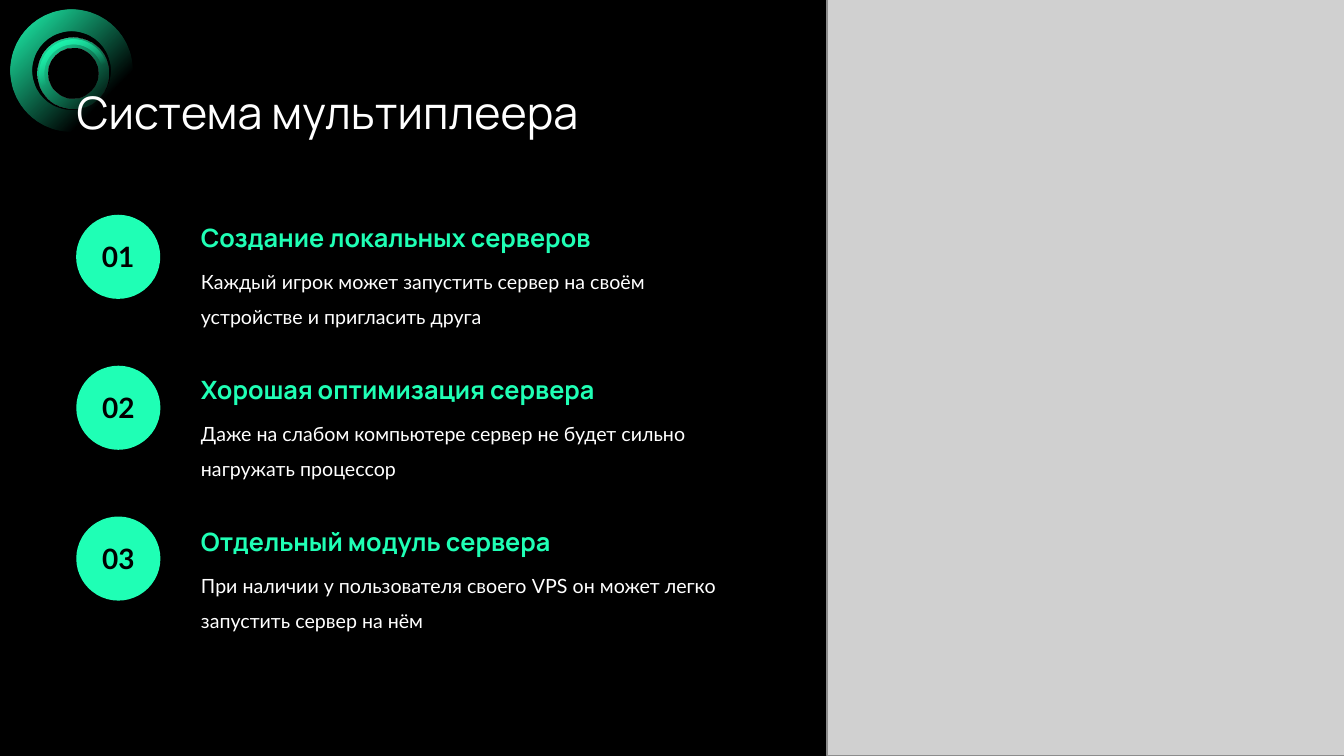
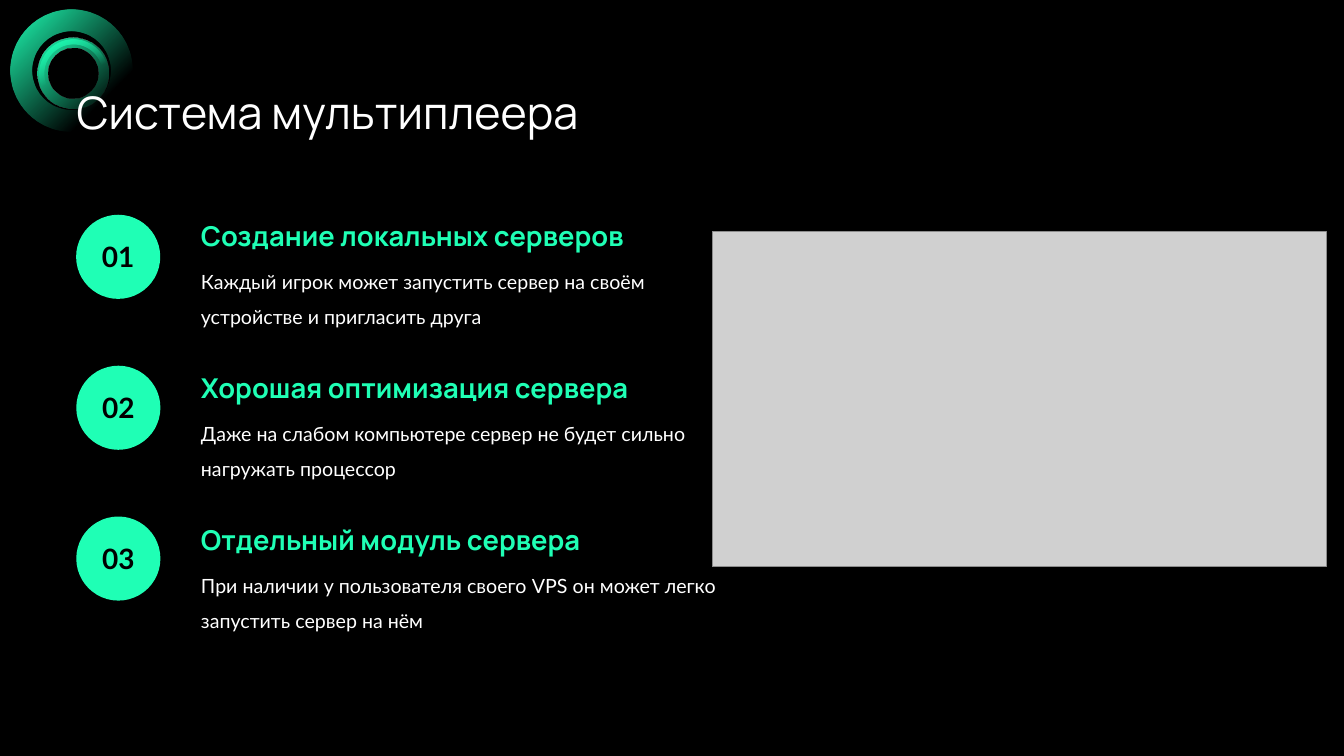
Before and after one commit to VERY-py/DomE, a slide deck: slide 5 of CUBE.pptx. Drawn at 1344x756 pixels with LibreOffice and Linux fonts; fonts in the diff are those of the drawing; grey boxes stand for pictures. Boxes give left, top, right and bottom in pixels: in the first picture for what was removed or moved away, otherwise in the second. Text is boxed around its words. In the diff, an @@ line names an element or a change of style, - is before the commit and + after.

```diff
--- a/CUBE.pptx
+++ b/CUBE.pptx
@@ picture removed at <box>827,0,1344,756</box> @@
@@ picture added at <box>713,232,1327,567</box> @@
@@ size 18 to 19.5 pt in 3 elements at <box>201,226,624,253</box>, <box>201,378,628,405</box>, <box>201,529,580,557</box> @@
```
Also in this commit, not shown: 5 other slides changed, 17 other files.
